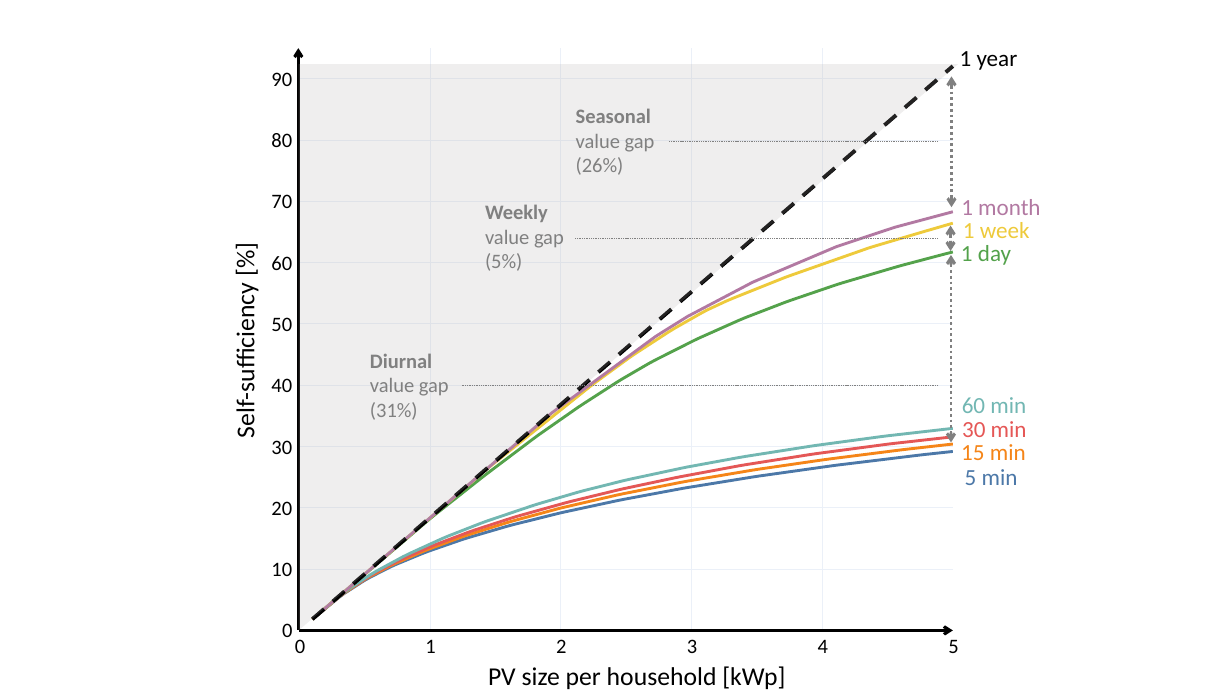
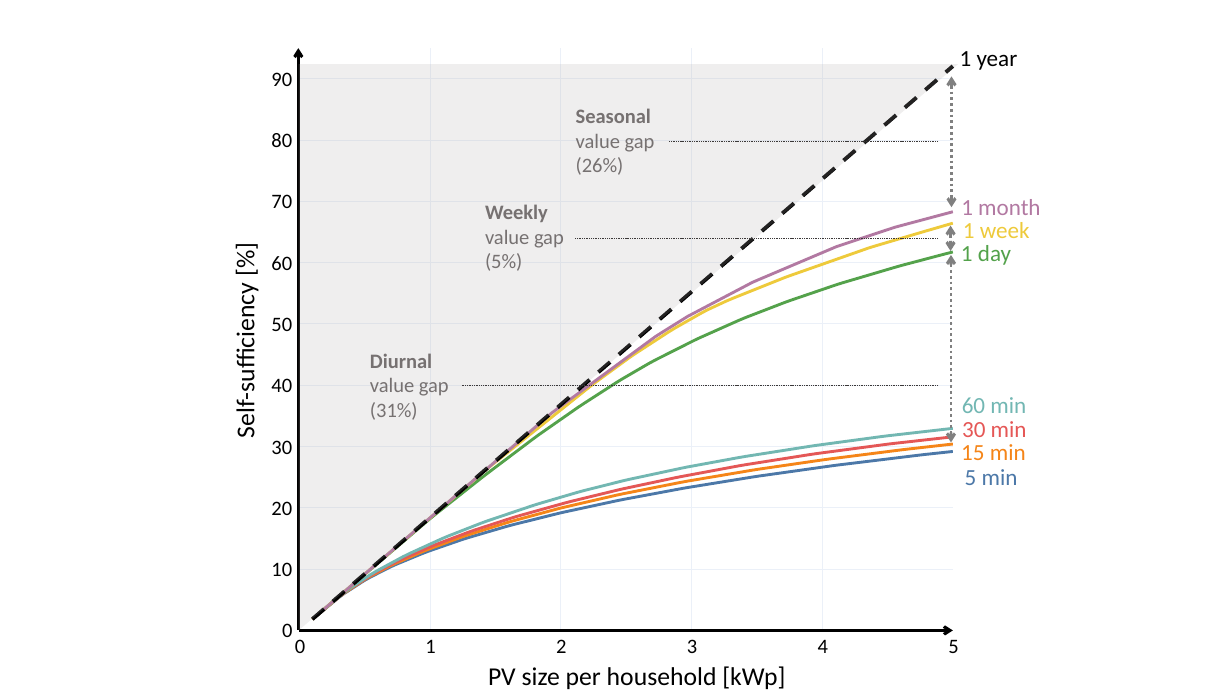
Before and after one commit to Jonathan56/supplementary_thesis, a slide deck: slide 9 of figures.pptx. Drawn at 1232x693 pixels with LibreOffice and Linux fonts; fonts in the diff are those of the drawing. Boxes give left, top, right and bottom in pixels: in the first picture for what was removed or moved away, otherwise in the second. Text is boxed around its words. In the diff, an @@ line names an element or a change of style, - is before the commit and + after.

```diff
--- a/figures.pptx
+++ b/figures.pptx
@@ line (938, 141) - (669, 141): stroke #808080 0.25 pt dashed to #3B3838 0.25 pt dashed @@
@@ text colour #808080 to #767171 in 3 elements at <box>370,353,449,420</box>, <box>576,108,655,175</box>, <box>485,204,564,271</box> @@
@@ line (938, 238) - (576, 238): stroke #808080 0.25 pt dashed to #3B3838 0.25 pt dashed @@
@@ line (938, 385) - (462, 385): stroke #808080 0.25 pt dashed to #3B3838 0.25 pt dashed @@
```
Also in this commit, not shown: 12 other slides changed, 4 slides added, 3 other files.
